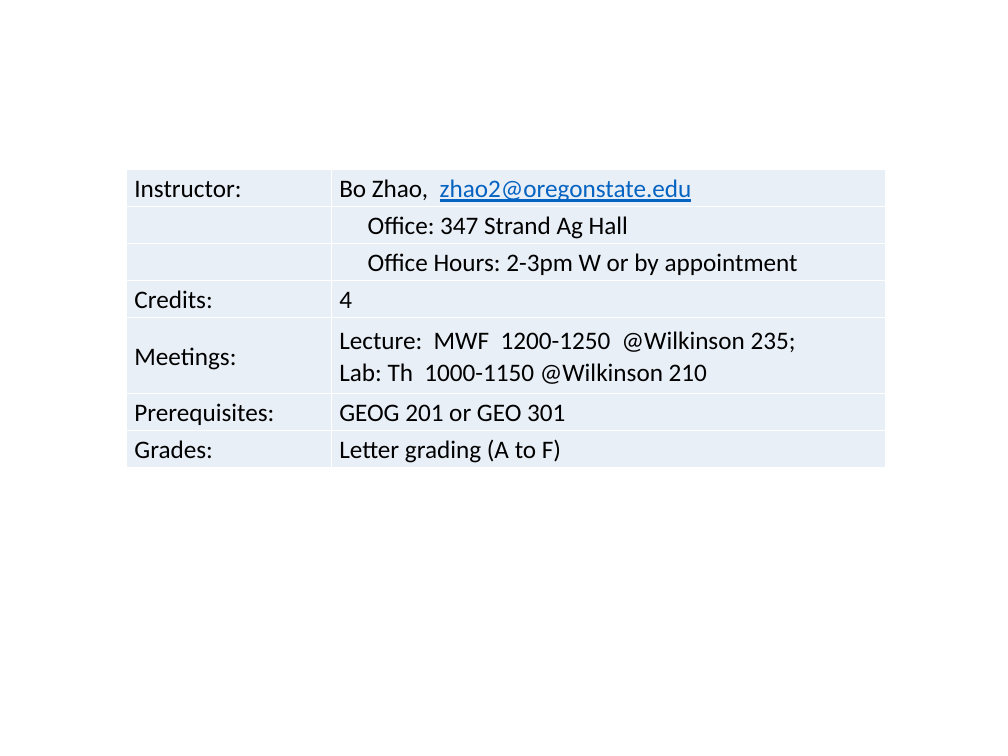
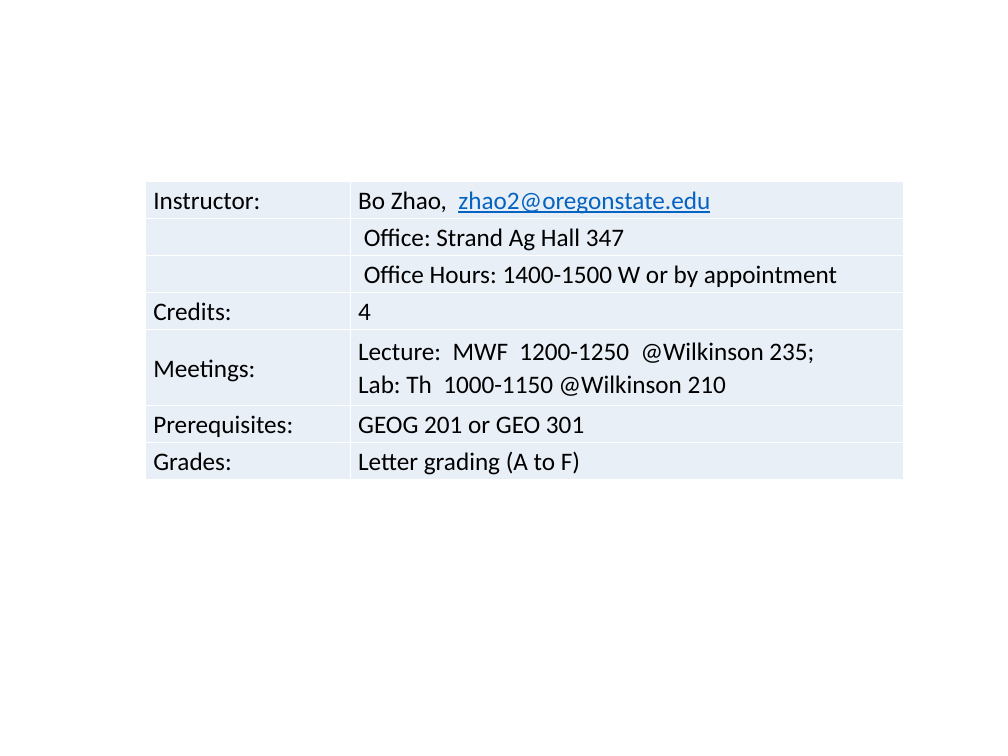
Before and after one commit to jakobzhao/geog371, a slide deck: slide 5 of lectures/lec01/lec01.pptx (slide 4 before the commit). Drawn at 1008x756 pixels with LibreOffice and Linux fonts; fonts in the diff are those of the drawing. Boxes give left, top, right and bottom in pixels: in the first picture for what was removed or moved away, otherwise in the second. Text is boxed around its words. In the diff, an @@ line names an element or a change of style, - is before the commit and + after.

```diff
--- a/lectures/lec01/lec01.pptx
+++ b/lectures/lec01/lec01.pptx
@@ table at (x1=146, y1=181, x2=904, y2=480) @@
-row 2, column 2: Office: 347 Strand Ag Hall
+row 2, column 2: Office: Strand Ag Hall 347
-row 3, column 2: Office Hours: 2-3pm W or by appointment
+row 3, column 2: Office Hours: 1400-1500 W or by appointment
@@ table moved from (x1=127, y1=169, x2=885, y2=468) to (x1=146, y1=181, x2=904, y2=480) @@
```
Also in this commit, not shown: 1 slide added, 2 other files.
